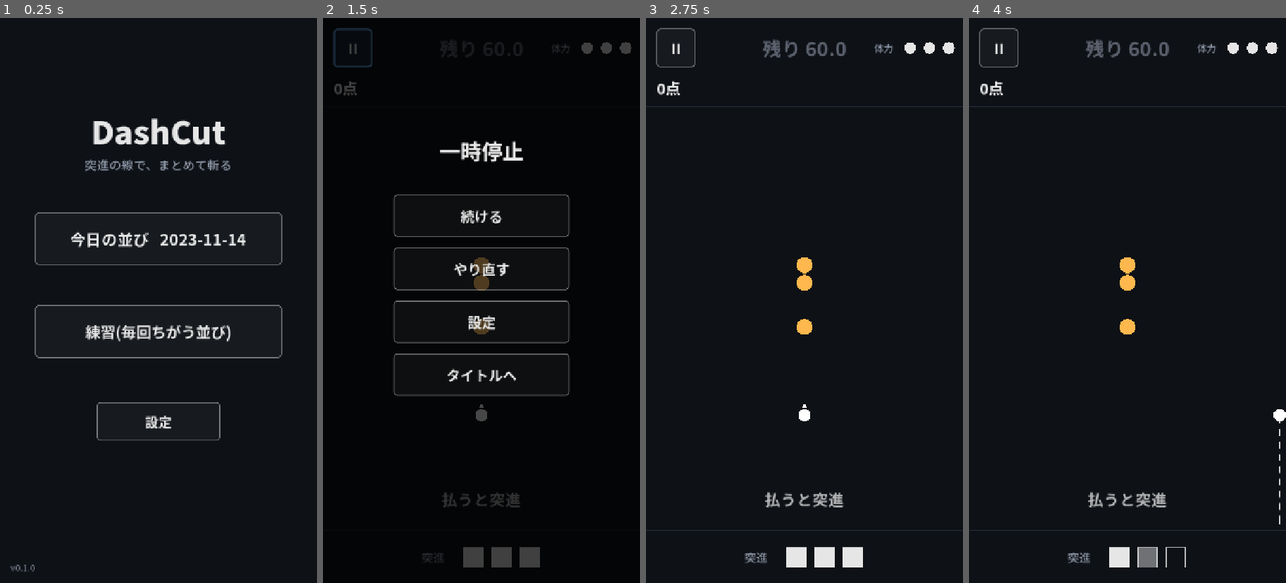
Above: before the commit, frames 1-4 (left to right).
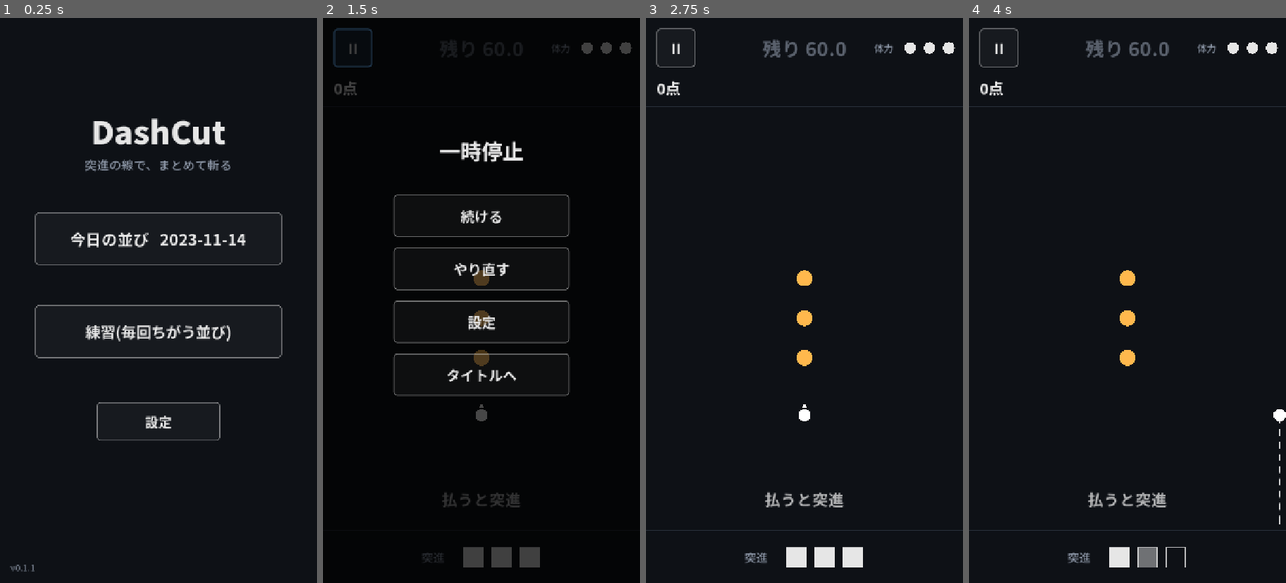
Above: after the commit, the same moments.

Repository: takosasi-dev/dash-cut
Game: Godot game, scene res://ui/main.tscn
The game is run twice, just before and just after one commit, with the same random seed, the same clock (stepped at 60 frames per second) and the same inputs.
Inputs (mouse positions are in pixels of both pictures, inside the frame that each line leads up to):
- Up to frame 1 (0.25 s): no input
- Up to frame 2 (1.5 s): click "今日の並び 2023-11-14" at 0.5 s; click "II" at 1.25 s
- Up to frame 3 (2.75 s): click "続ける" at 2 s
- Up to frame 4 (4 s): tap Enter at 2.75 s; move the mouse to (1197, 272) at 2.77 s; hold Right 2.78-3.5 s; tap R at 2.85 s; click (1197, 272) at 2.92 s; tap Space at 3.02, 3.5 s; drag from (1064, 328) to (1111, 413) at 3.52 s

The runs differ from the first frame. In frame 1, less than 0.1% of the frame differs, in the area x 9-11%, y 97-98%; in frame 2, 0.4%; in frame 3, 0.4%, in the area x 47-53%, y 42-62%; in frame 4, 0.4%.

Commit message:
v0.1.1: T1・T2 の敵が出る時に反対側へ移されないよう、座標を上へずらす
Co-Authored-By: Claude Opus 5.5 <noreply@anthropic.com>

Diff:
--- a/core/formations.gd
+++ b/core/formations.gd
@@ -1,5 +1,6 @@
 # 敵の並び 24 個(手で作ったデータ)と、出す順の作り方(仕様書 §9.6)。
 # 教える並び T1〜T4 の中身と出る位置(1・2・6・12 番目)は変えない(INV-9)。順は種だけで決まる(INV-3)。
+# T1・T2 の座標は 2026-11-20 に依頼者の判断で後ろ(上)へずらした。出す時の自機から 120 px 以上(INV-10)で、点対称へ移さずに出る。
 extends RefCounted
 
 const B := preload("res://core/balance.gd")
@@ -11,8 +12,8 @@
 
 # [id, tier, teach, [[kind, x, y], ...]]
 const DATA := [
-	["T1", 1, true, [[STILL, 360, 800], [STILL, 360, 700], [STILL, 360, 600]]],
-	["T2", 1, true, [[STILL, 360, 480], [STILL, 360, 400], [STILL, 360, 320], [STILL, 460, 260], [STILL, 540, 260], [STILL, 620, 260]]],
+	["T1", 1, true, [[STILL, 360, 770], [STILL, 360, 680], [STILL, 360, 590]]],
+	["T2", 1, true, [[STILL, 360, 450], [STILL, 360, 370], [STILL, 360, 290], [STILL, 460, 260], [STILL, 540, 260], [STILL, 620, 260]]],
 	["A1", 1, false, [[STILL, 200, 400], [STILL, 300, 500], [STILL, 400, 600], [STILL, 500, 700]]],
 	["A2", 1, false, [[STILL, 160, 500], [STILL, 260, 500], [STILL, 360, 500], [STILL, 460, 500], [STILL, 560, 500]]],
 	["A3", 1, false, [[STILL, 200, 350], [STILL, 280, 450], [STILL, 360, 550], [STILL, 440, 450], [STILL, 520, 350]]],
--- a/core/strings.gd
+++ b/core/strings.gd
@@ -3,7 +3,7 @@
 extends RefCounted
 
 const NAME := "DashCut"
-const VERSION := "v0.1.0"
+const VERSION := "v0.1.1"
 const URL := "https://takosasi-dev.github.io/dash-cut/"
 
 # S1 タイトル
--- a/project.godot
+++ b/project.godot
@@ -11,7 +11,7 @@
 [application]
 
 config/name="DashCut"
-config/version="0.1.0"
+config/version="0.1.1"
 run/main_scene="res://ui/main.tscn"
 config/features=PackedStringArray("4.7", "GL Compatibility")
 run/flush_stdout_on_print=true
--- a/tests/test_core.gd
+++ b/tests/test_core.gd
@@ -70,8 +70,7 @@
 
 func test_ac3_t1_upward() -> bool:
 	var sim := Sim.new(1)
-	# T1 の (360, 800) は開始位置 (360, 900) から 100 px なので、INV-10 で点対称の (360, 560) に出る。上向きの突進(終点 580)で 3 体とも斬れる
-	eq(sim.enemies.map(func(e: Dictionary) -> Array: return [e["x"], e["y"]]), [[360.0, 560.0], [360.0, 700.0], [360.0, 600.0]], "T1 の出る位置")
+	eq(sim.enemies.map(func(e: Dictionary) -> Array: return [e["x"], e["y"]]), [[360.0, 770.0], [360.0, 680.0], [360.0, 590.0]], "T1 は表の位置のまま出る(INV-10 で移さない)")
 	wait_marks(sim)
 	var ev := dash(sim, 0, -100)
 	eq(of_type(ev, "cut_mark").size(), 3, "3 体斬れる")
@@ -518,8 +517,12 @@
 			spawned_at = sim.tick
 	ok(spawned_at > 0 and spawned_at == third_cut, "T1 の 3 体目を斬った tick に 2 番目(%d, %d)" % [spawned_at, third_cut])
 	var t2: Array = sim.enemies.filter(func(e: Dictionary) -> bool: return int(e["mark"]) > 0).map(func(e: Dictionary) -> Array: return [e["x"], e["y"]])
-	# T2 の (360, 480) は、T1 を上向きに斬り終えた位置 (360, 580) から 100 px なので、INV-10 で点対称の (360, 880) に出る(仕様の食い違い。報告済み)
-	eq(t2, [[360.0, 880.0], [360.0, 400.0], [360.0, 320.0], [460.0, 260.0], [540.0, 260.0], [620.0, 260.0]], "T2 の出る位置")
+	var want: Array = F.get_formation("T2")["members"].map(func(m: Dictionary) -> Array: return [m["x"], m["y"]])
+	eq(t2, want, "T2 は表の位置のまま出る(INV-9・INV-10)")
+	# 教える中身: 上向きで縦の 3 体、続けて右向きで横の 3 体
+	run(sim, B.SPAWN_MARK_TICKS)
+	eq(of_type(dash(sim, 0, -100), "cut_mark").size(), 3, "T2 の縦の列は上向き 1 回で 3 体")
+	eq(of_type(dash(sim, 100, 0), "cut_mark").size(), 3, "続けて右向きで横の 3 体")
 	return true
 
 
@@ -615,7 +618,7 @@
 	eq([r["points"], r["cuts"], r["max_n"], r["max_chain"], r["reason"], r["ticks"]], GOLDEN, "固定の入力の結果")
 	return true
 
-const GOLDEN := [25920, 178, 3, 9, "hp", 6493]
+const GOLDEN := [30310, 197, 3, 10, "hp", 6882]
 
 
 func test_ac23_core_is_pure() -> bool:
@@ -648,3 +651,59 @@
 					bad.append("%s/%s:%d" % [dir, f, k + 1])
 	eq(bad, [], "文言は strings.gd だけ")
 	return true
+
+
+# INV-9 と INV-10 の食い違いの検査(2026-11-20)。24 個全部について、前の並びを斬り終えた位置から出した時に、
+# 点対称へ移す・出さない member が出るかを数える。前の並びは「印の明けた一番近い敵へ突進する bot」で斬り終える(種 60 個ぶん)。
+# T1・T2 は前の並びが決まっている(開始時と、T1 を上向きに斬り終えた時)ので 0 回であること。
+# T3・T4 は前が乱数で選ぶ並びで、自機がどこにいても出るので、座標を動かしても 0 にはできない(2026-11-20 に数えて報告。仕様の決めが要る)。
+# ほかの並びは INV-10 で移してよい(INV-9 の対象でない)ので、回数を出すだけ。
+func test_inv9_inv10_no_relocation_for_teach() -> bool:
+	var moved := {}
+	var shown := {}
+	for s in range(1, 61):
+		var sim := Sim.new(Day.day_seed(s))
+		_count_spawn(sim, sim.events(), 0, moved, shown)
+		var t := 0
+		while not sim.is_over() and t < 9000:
+			if sim.dash_left == 0 and sim.freeze_left == 0 and sim.charges > 0 and t % 20 == 0:
+				var best: Variant = null
+				var bd := 1e18
+				for e: Dictionary in sim.enemies:
+					if int(e["mark"]) > 0:
+						continue
+					var dx: float = e["x"] - sim.px
+					var dy: float = e["y"] - sim.py
+					if dx * dx + dy * dy < bd:
+						bd = dx * dx + dy * dy
+						best = e
+				if best != null:
+					sim.queue_dash(roundi(best["x"] - sim.px), roundi(best["y"] - sim.py))
+			var before := sim.spawned
+			sim.step()
+			if sim.spawned > before:
+				_count_spawn(sim, sim.events(), before, moved, shown)
+			t += 1
+	var ids: Array = shown.keys()
+	ids.sort()
+	print("      並びごとの 出した回数 / 移した・出さなかった member の数: ", ", ".join(ids.map(func(id: String) -> String: return "%s %d/%d" % [id, shown[id], moved.get(id, 0)])))
+	for id: String in ["T1", "T2"]:
+		eq(shown.get(id, 0), 60, "%s を種ごとに 1 回出した" % id)
+		eq(moved.get(id, 0), 0, "%s は表の位置のまま出る" % id)
+	eq(shown.size(), 24, "24 個全部が出た")
+	return true
+
+
+func _count_spawn(sim: Sim, ev: Array, idx: int, moved: Dictionary, shown: Dictionary) -> void:
+	if idx >= B.ORDER_LEN:
+		idx = B.ORDER_LOOP_FROM + (idx - B.ORDER_LEN) % (B.ORDER_LEN - B.ORDER_LOOP_FROM)
+	var o: Dictionary = sim.order[idx]
+	var want: Array = F.get_formation(o["id"])["members"].map(func(m: Dictionary) -> Array:
+		return [B.FIELD_X1 - m["x"] if o["flip"] else m["x"], m["y"]])
+	var got: Array = of_type(ev, "spawn_mark").map(func(e: Dictionary) -> Array: return [e["x"], e["y"]])
+	var n := 0
+	for w: Array in want:
+		if not got.has(w):
+			n += 1
+	shown[o["id"]] = shown.get(o["id"], 0) + 1
+	moved[o["id"]] = moved.get(o["id"], 0) + n
Not shown, changed: CHANGELOG.md
